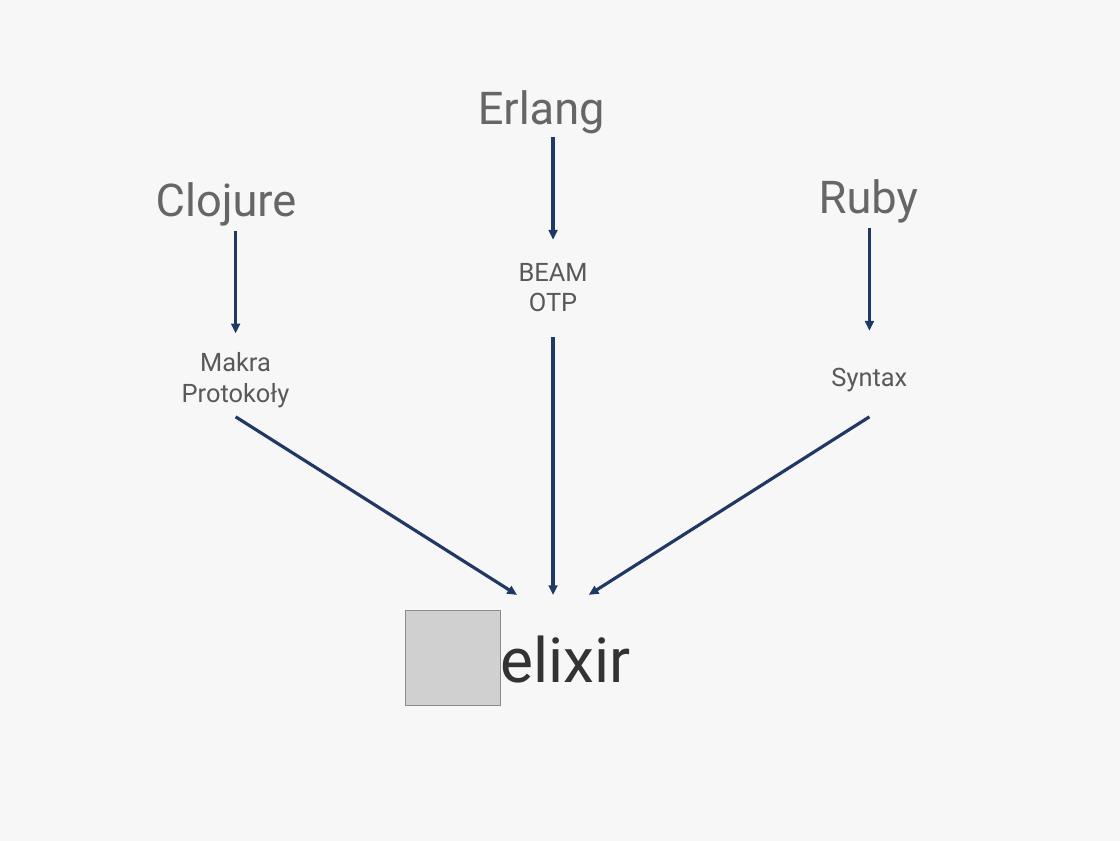
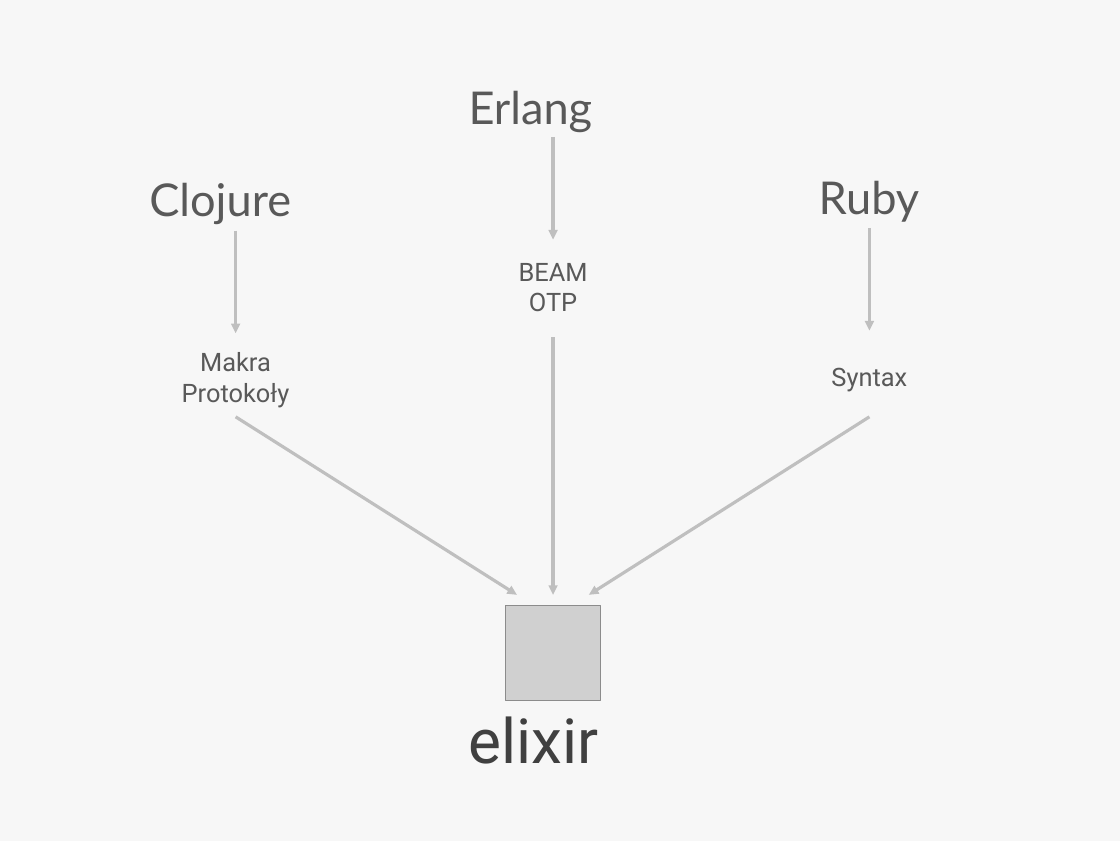
Before and after one commit to QuirkOo/secret-elixir, a slide deck: slide 3 of elixir.pptx. Drawn at 1120x841 pixels with LibreOffice and Linux fonts; fonts in the diff are those of the drawing; grey boxes stand for pictures. Boxes give left, top, right and bottom in pixels: in the first picture for what was removed or moved away, otherwise in the second. Text is boxed around its words. In the diff, an @@ line names an element or a change of style, - is before the commit and + after.

Commit message:
History of Elixir

```diff
--- a/elixir.pptx
+++ b/elixir.pptx
@@ subtitle "Erlang": place and size @@
-subtitle "Erlang" at box(478, 90, 605, 134)
+subtitle "Erlang" at box(469, 90, 593, 132)
@@ arrow (553, 137) - (553, 239): stroke #203864 2.25 pt to #BFBFBF 2.25 pt @@
@@ font Roboto to Lato, text colour #666666 to #595959 in 3 elements at box(469, 90, 593, 132), box(149, 182, 291, 224), box(819, 180, 920, 222) @@
@@ arrow (236, 231) - (236, 333): stroke #203864 2.25 pt to #BFBFBF 2.25 pt @@
@@ arrow (870, 228) - (870, 330): stroke #203864 2.25 pt to #BFBFBF 2.25 pt @@
@@ arrow (553, 337) - (553, 595): stroke #203864 2.25 pt to #BFBFBF 2.25 pt @@
@@ arrow (236, 417) - (517, 595): stroke #203864 2.25 pt to #BFBFBF 2.25 pt @@
@@ arrow (870, 417) - (589, 595): stroke #203864 2.25 pt to #BFBFBF 2.25 pt @@
@@ picture: place and size @@
-picture at box(406, 610, 501, 705)
+picture at box(505, 605, 601, 700)
@@ title "elixir": place and size @@
-title "elixir" at box(501, 635, 631, 683)
+title "elixir" at box(469, 716, 599, 764)
@@ title "elixir" at box(469, 716, 599, 764): text colour #333333 to #404040 @@
```
Also in this commit, not shown: 2 other slides changed, 1 slide added, 1 slide removed.
